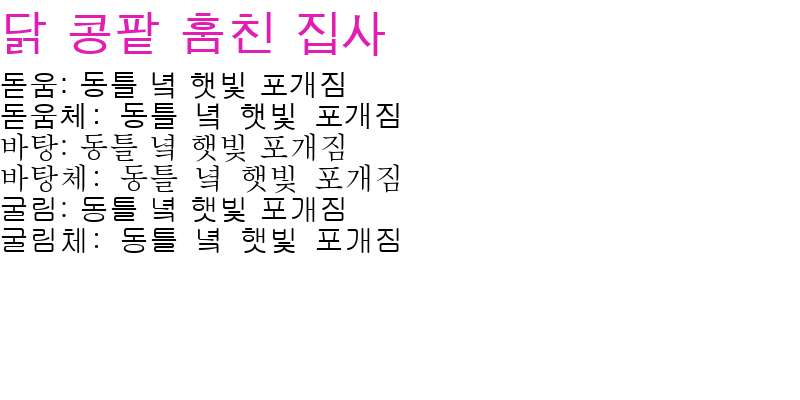
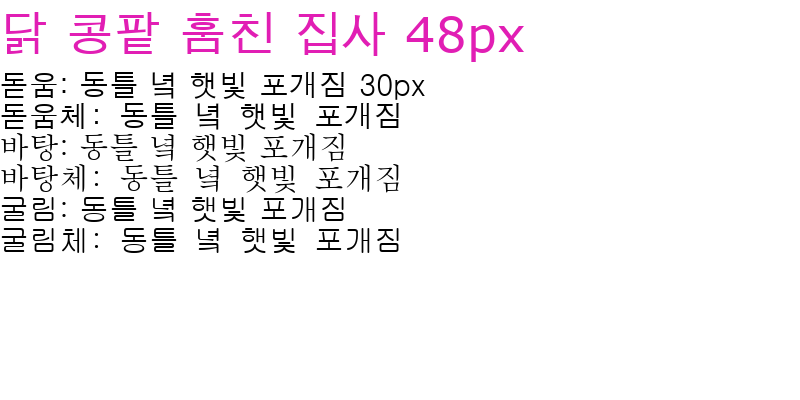
Before/after of a 800 x 400 layered artwork. What changed in the layer stack:
renamed "돋움: 동틀 녘 햇빛 포개짐 ..." to "돋움: 동틀 녘 햇빛 포개짐 30px ...", painted on it over [360, 74, 425, 100]
renamed "닭 콩팥 훔친 집사" to "닭 콩팥 훔친 집사 48px", painted on it over [406, 16, 524, 62]
